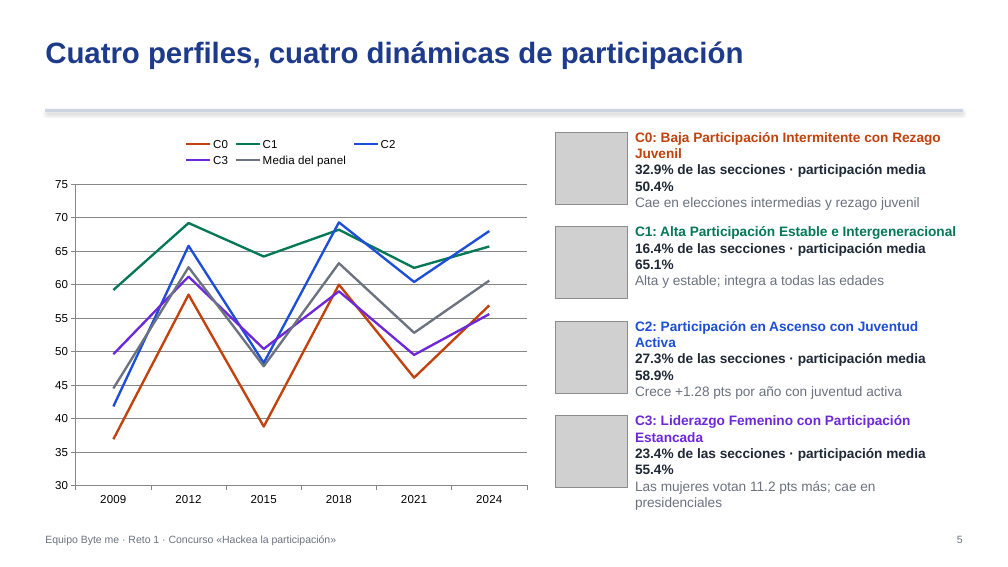
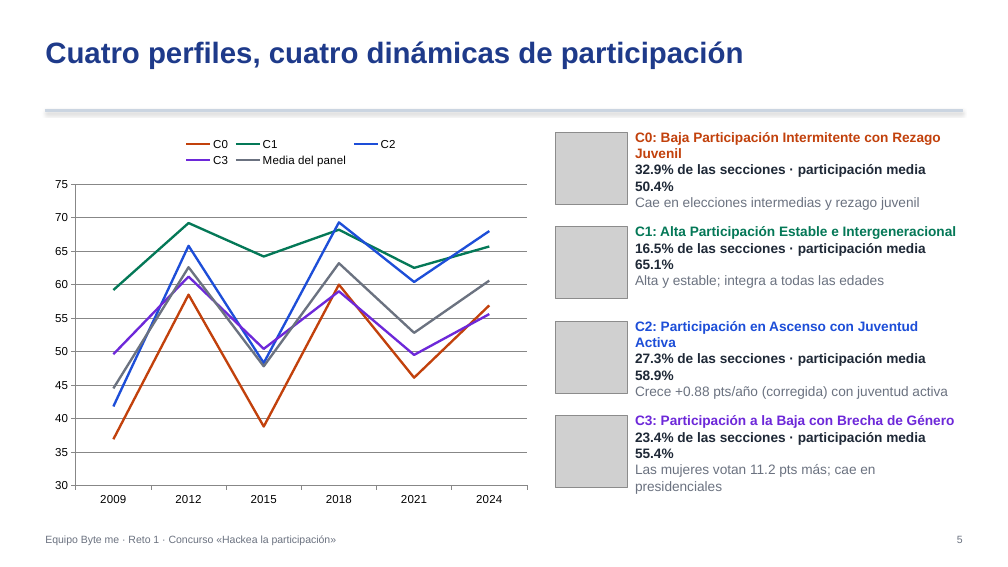
Before and after one commit to Johanan1113/Hackaton_INE_byte_me, a slide deck: slide 5 of outputs/entregables/Presentacion_Ejecutiva_ByteMe.pptx. Drawn at 1008x567 pixels with LibreOffice and Linux fonts; fonts in the diff are those of the drawing; grey boxes stand for pictures. Boxes give left, top, right and bottom in pixels: in the first picture for what was removed or moved away, otherwise in the second. Text is boxed around its words. In the diff, an @@ line names an element or a change of style, - is before the commit and + after.

```diff
--- a/outputs/entregables/Presentacion_Ejecutiva_ByteMe.pptx
+++ b/outputs/entregables/Presentacion_Ejecutiva_ByteMe.pptx
@@ text at box(635, 243, 925, 269): text changed @@
-16.4% de las secciones · participación media 65.1%
+16.5% de las secciones · participación media 65.1%
@@ text at box(635, 386, 948, 399): text changed @@
-Crece +1.28 pts por año con juventud activa
+Crece +0.88 pts/año (corregida) con juventud activa
@@ text at box(635, 415, 955, 428): text changed @@
-C3: Liderazgo Femenino con Participación Estancada
+C3: Participación a la Baja con Brecha de Género
```
Also in this commit, not shown: 7 other slides changed, 4 other files.
